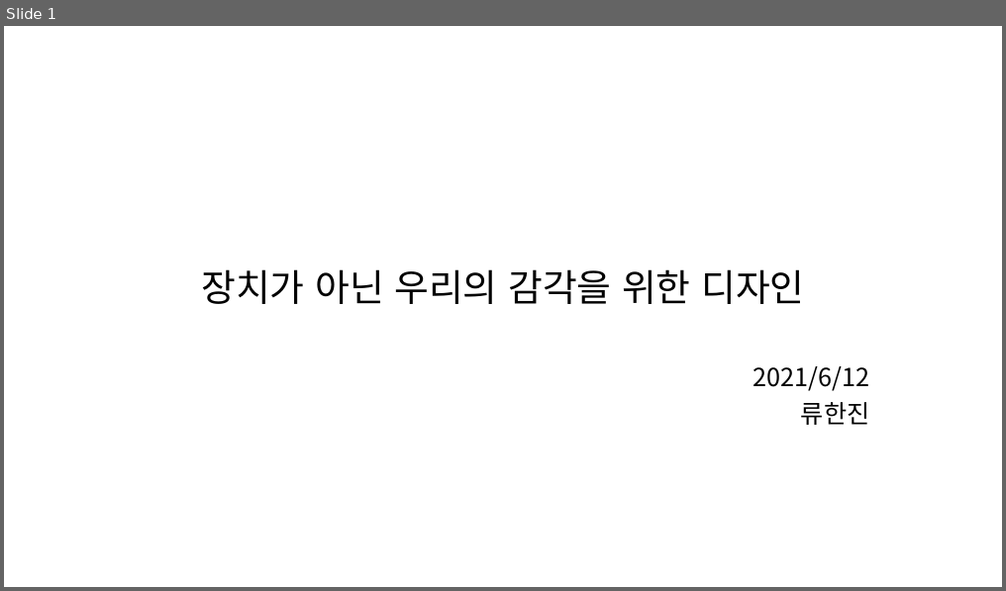
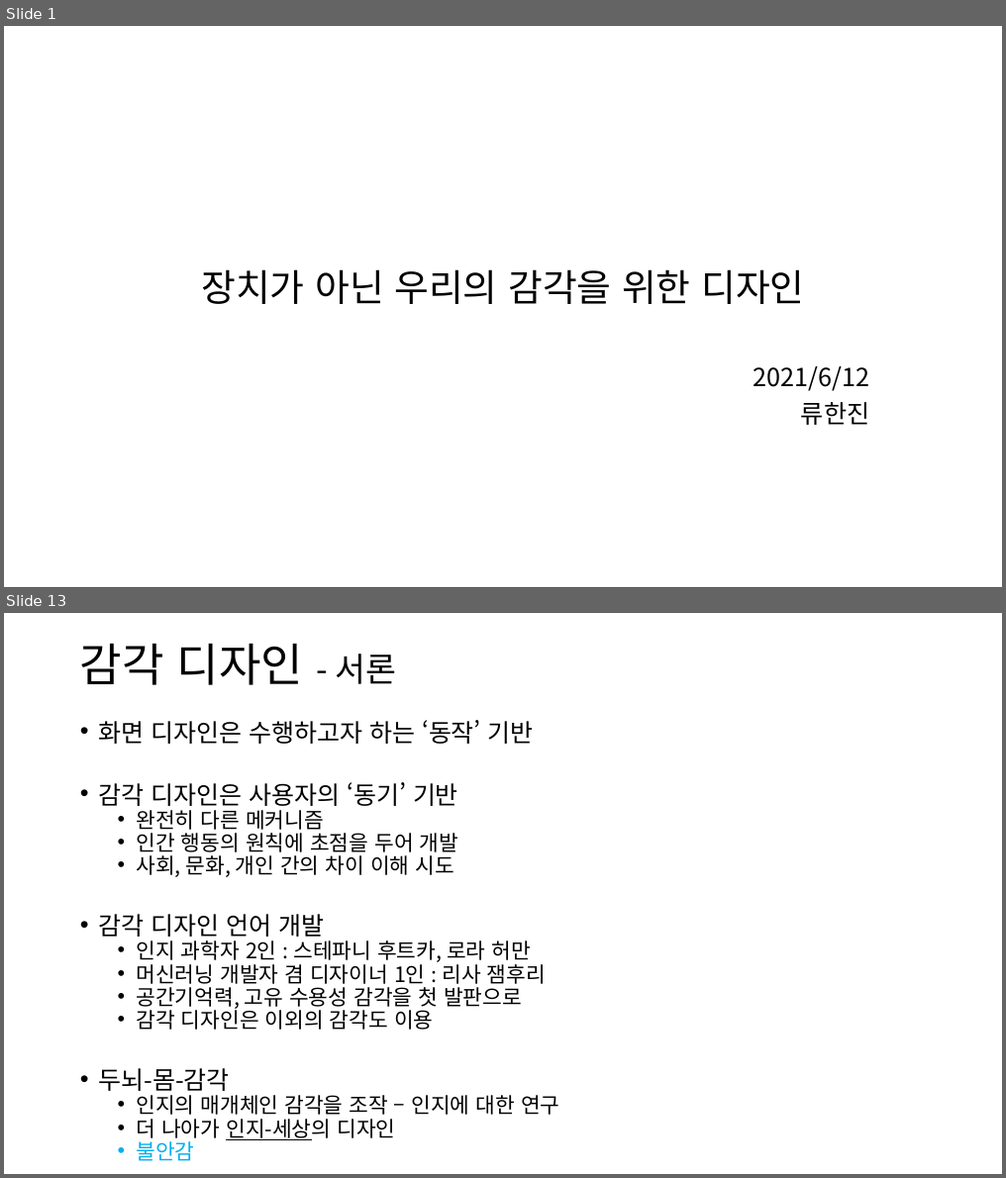
Before and after one commit to Niiok/inha_2021, a slide deck: Saturday/June12.pptm. Shown one above the other, each under a label of ours: slide 1 before the commit, slides 1 and 13 after it; the slides between them are not shown. The pictures are 1006x591 and 1006x1178 pixels, drawn with LibreOffice and Linux fonts; fonts in the diff are those of the drawing. Boxes give left, top, right and bottom in pixels: in the first picture for what was removed or moved away, otherwise in the second. Text is boxed around its words. In the diff, an @@ line names an element or a change of style, - is before the commit and + after.

```diff
--- a/Saturday/June12.pptm
+++ b/Saturday/June12.pptm
@@ slide 13 added at box(4, 613, 1002, 1174), background #FFFFFF @@
@@ title added at box(80, 643, 397, 685), 44 pt, text #000000 @@
+감각 디자인 - 서론
@@ text added at box(99, 720, 559, 1161), 20.4 pt, text #000000 @@
+• 화면 디자인은 수행하고자 하는 ‘동작’ 기반
+• 감각 디자인은 사용자의 ‘동기’ 기반
+  • 완전히 다른 메커니즘
+  • 인간 행동의 원칙에 초점을 두어 개발
+  • 사회, 문화, 개인 간의 차이 이해 시도
+• 감각 디자인 언어 개발
+  • 인지 과학자 2인 : 스테파니 후트카, 로라 허만
+  • 머신러닝 개발자 겸 디자이너 1인 : 리사 잼후리
+  • 공간기억력, 고유 수용성 감각을 첫 발판으로
+  • 감각 디자인은 이외의 감각도 이용
+• 두뇌-몸-감각
+  • 인지의 매개체인 감각을 조작 – 인지에 대한 연구
+  • 더 나아가 인지-세상의 디자인
+  • 불안감
```
Also in this commit, not shown: 3 slides changed, 19 other slides added, 1 slide removed, 1 other file.
